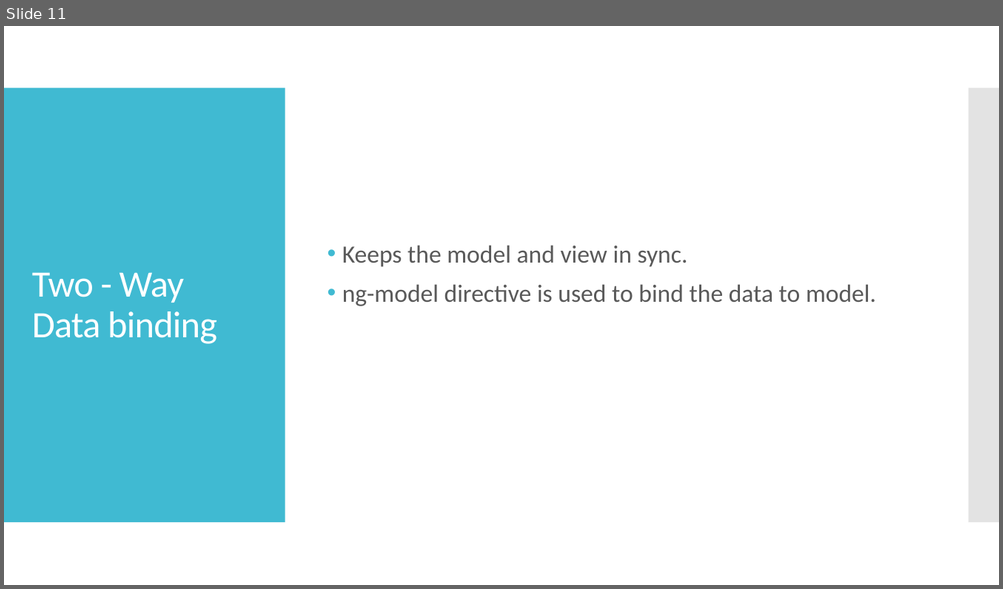
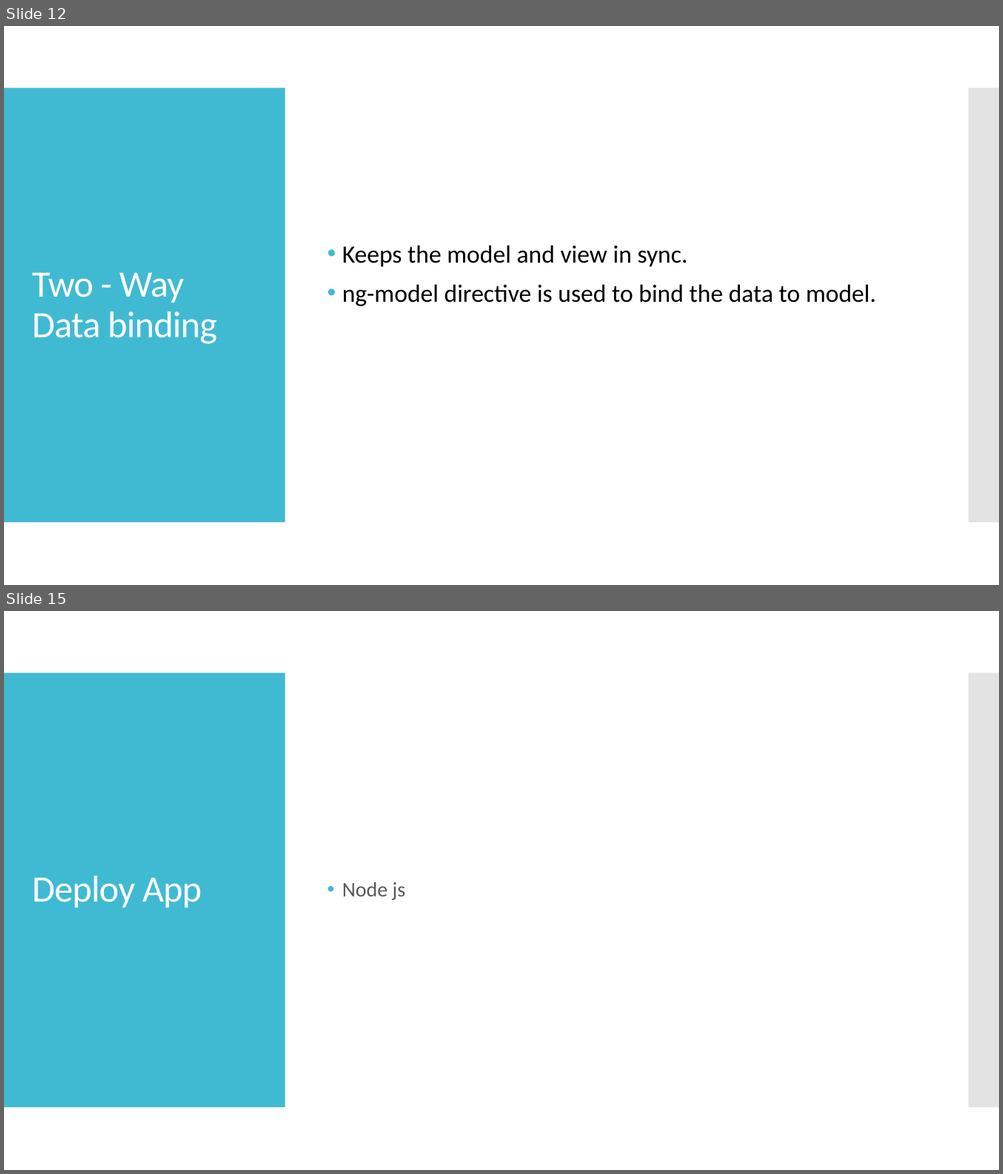
Before and after one commit to webelf000/angular_sample_app, a slide deck: Angular JS - Workshop.pptx. Shown one above the other, each under a label of ours: slide 11 before the commit, slides 12 and 15 after it; the slides between them are not shown. The pictures are 1003x589 and 1003x1174 pixels, drawn with LibreOffice and Linux fonts; fonts in the diff are those of the drawing. Boxes give left, top, right and bottom in pixels: in the first picture for what was removed or moved away, otherwise in the second. Text is boxed around its words. In the diff, an @@ line names an element or a change of style, - is before the commit and + after.

```diff
--- a/Angular JS - Workshop.pptx
+++ b/Angular JS - Workshop.pptx
@@ slide 15 added at (4, 611, 999, 1170), background #FFFFFF; not listed: 2 template elements that a slide beside it also shows @@
@@ title added at (32, 876, 202, 908), 36 pt, text #FFFFFF @@
+Deploy App
@@ text added at (342, 882, 406, 900), 20 pt, text #595959 @@
+• Node js
@@ what was slide 11 is now slide 12 @@
@@ slide 12 changed as well @@
@@ text "Keeps the model and view ..." at (342, 245, 876, 306): text colour #595959 to #000000 @@
```
Also in this commit, not shown: 10 other slides changed, 5 other slides added.
